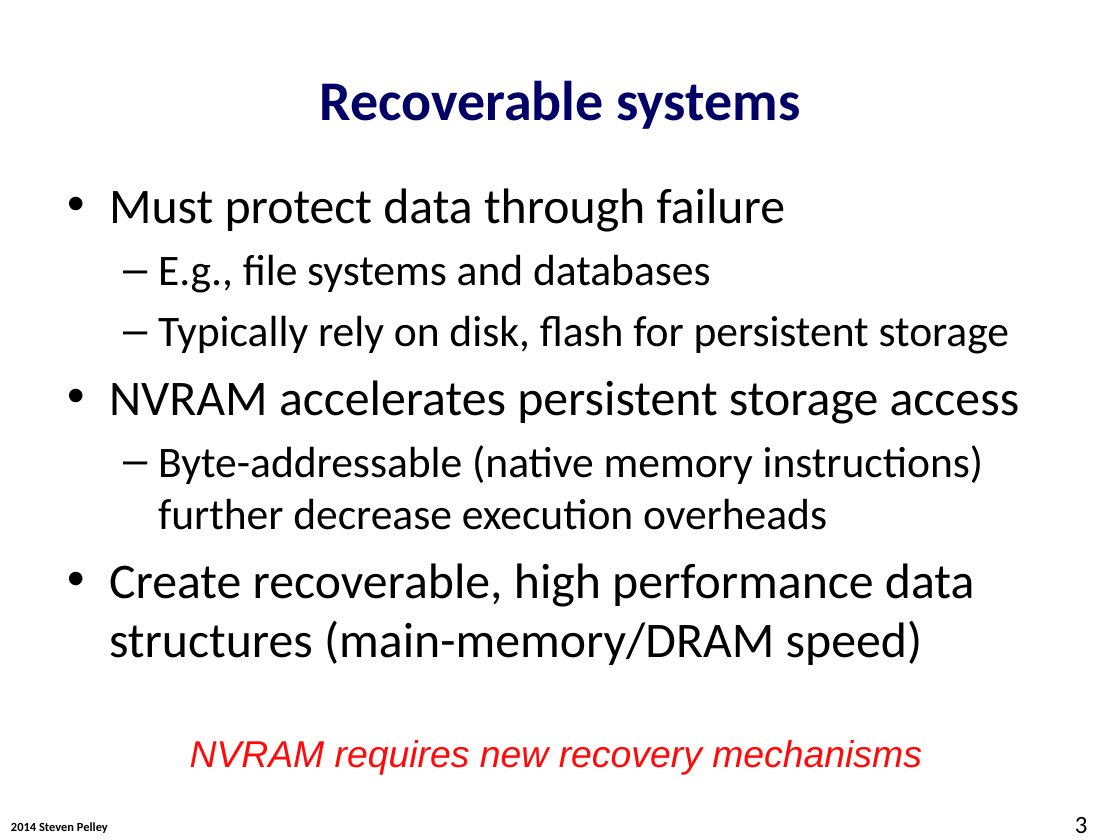
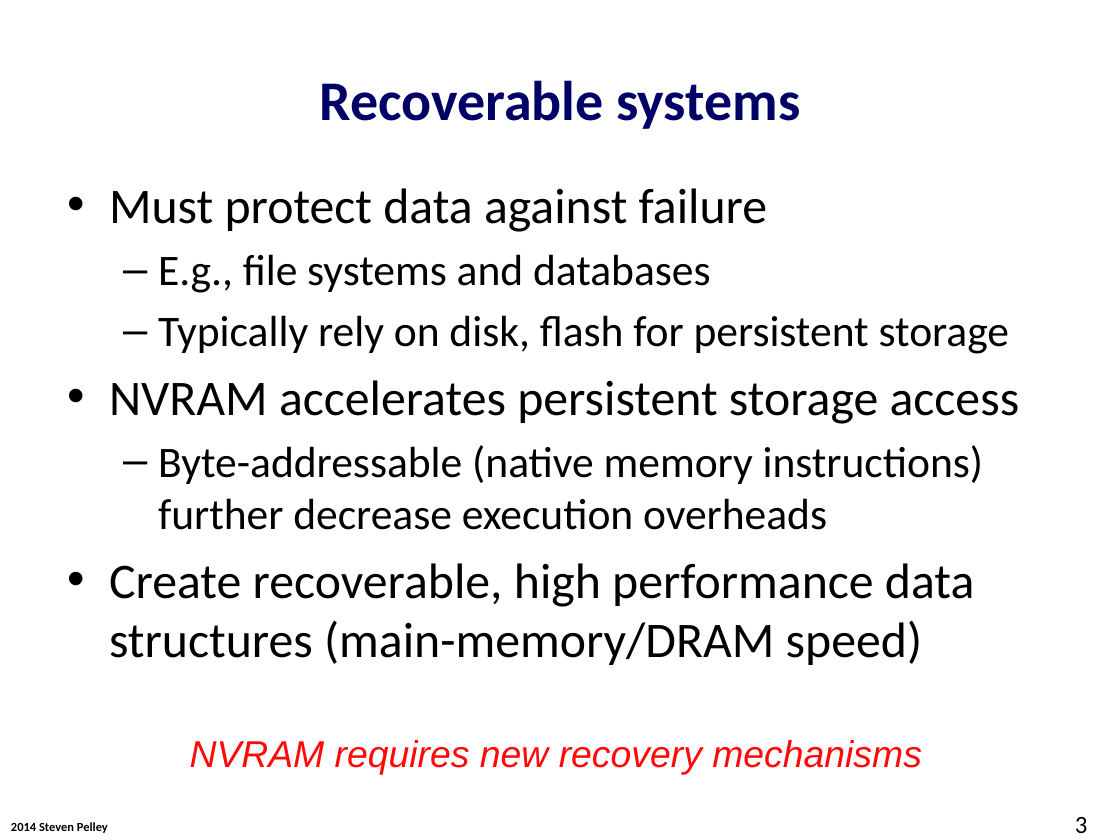
Before and after one commit to Abulila/dissertation, a slide deck: slide 3 of proposal/NVMW.pptx. Drawn at 1120x840 pixels with LibreOffice and Linux fonts; fonts in the diff are those of the drawing; background and template pictures are left out. Boxes give left, top, right and bottom in pixels: in the first picture for what was removed or moved away, otherwise in the second. Text is boxed around its words. In the diff, an @@ line names an element or a change of style, - is before the commit and + after.

```diff
--- a/proposal/NVMW.pptx
+++ b/proposal/NVMW.pptx
@@ text at (x1=109, y1=188, x2=767, y2=232): text changed @@
-• Must protect data through failure
+• Must protect data against failure
```
Also in this commit, not shown: 6 other slides changed.
